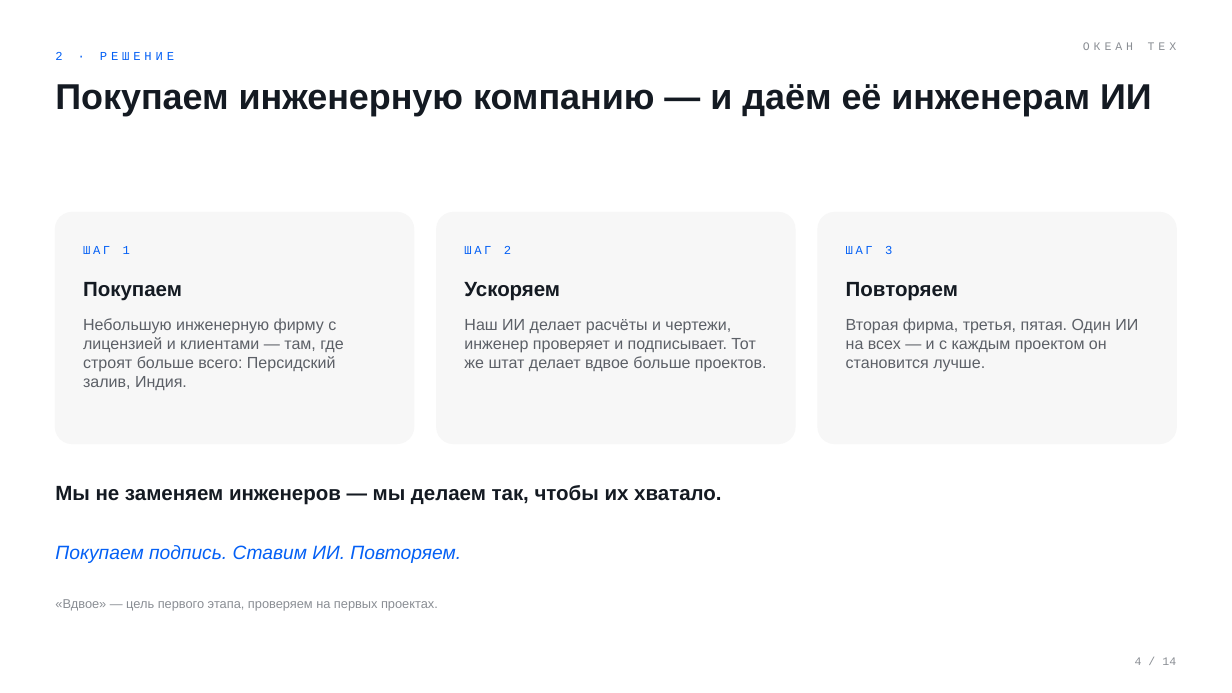
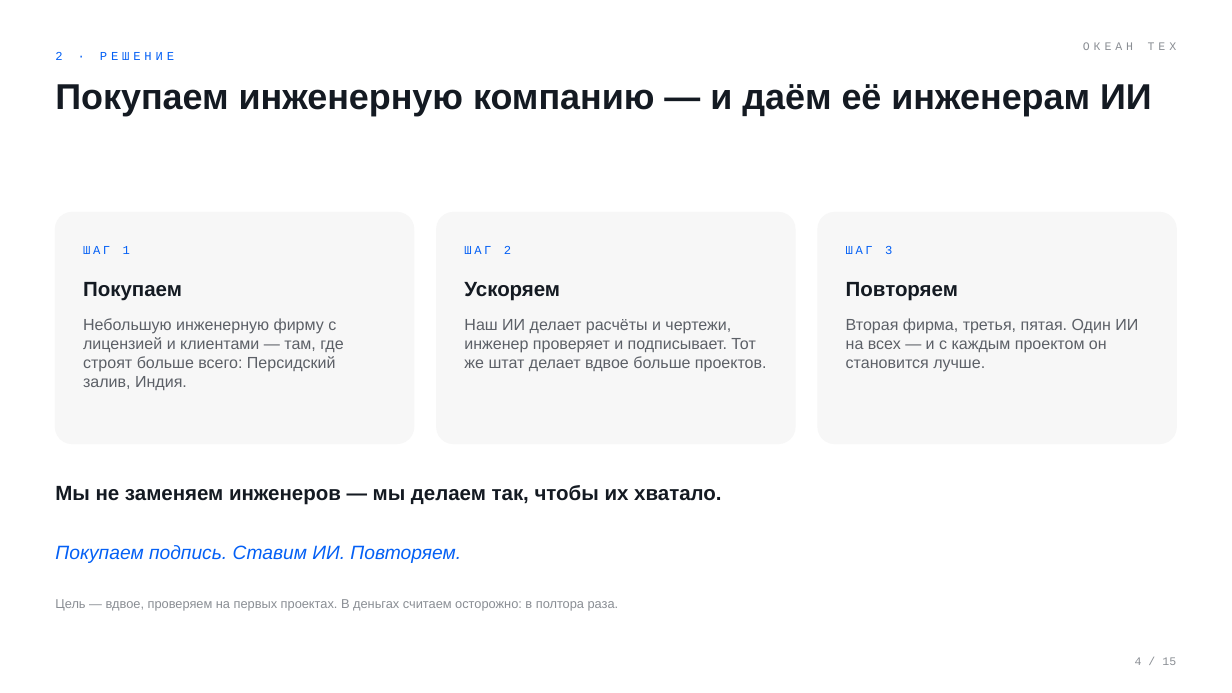
Before and after one commit to komoroshin/research, a slide deck: slide 4 of ai-case-library/research/ventures/grid-plain-deck.pptx. Drawn at 1232x693 pixels with LibreOffice and Linux fonts; fonts in the diff are those of the drawing. Boxes give left, top, right and bottom in pixels: in the first picture for what was removed or moved away, otherwise in the second. Text is boxed around its words. In the diff, an @@ line names an element or a change of style, - is before the commit and + after.

```diff
--- a/ai-case-library/research/ventures/grid-plain-deck.pptx
+++ b/ai-case-library/research/ventures/grid-plain-deck.pptx
@@ text at [55,599,619,611]: text changed @@
-«Вдвое» — цель первого этапа, проверяем на первых проектах.
+Цель — вдвое, проверяем на первых проектах. В деньгах считаем осторожно: в полтора раза.
@@ text at [1135,657,1176,665]: text changed @@
-4 / 14
+4 / 15
```
Also in this commit, not shown: 12 other slides changed, 1 slide added, 3 other files.
